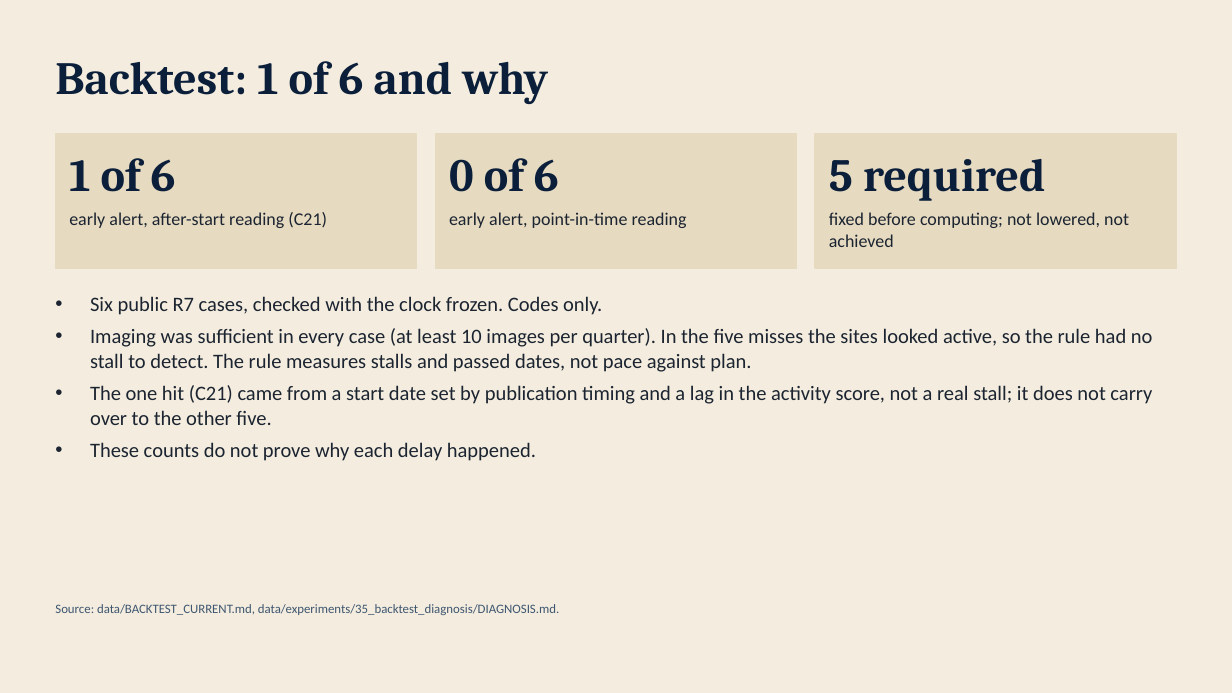
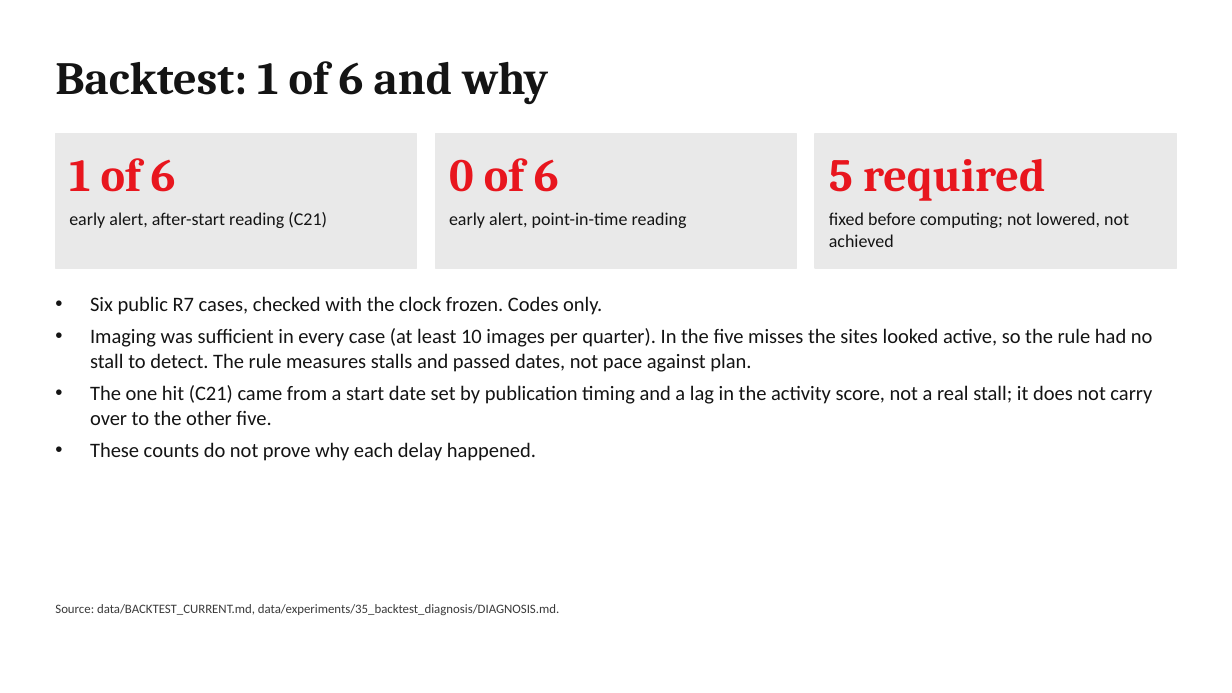
Before and after one commit to elsayedelmandoh/spaceeye-geoai, a slide deck: slide 7 of docs/deliverables/01-presentation.pptx. Drawn at 1232x693 pixels with LibreOffice and Linux fonts; fonts in the diff are those of the drawing. Boxes give left, top, right and bottom in pixels: in the first picture for what was removed or moved away, otherwise in the second. Text is boxed around its words. In the diff, an @@ line names an element or a change of style, - is before the commit and + after.

```diff
--- a/docs/deliverables/01-presentation.pptx
+++ b/docs/deliverables/01-presentation.pptx
@@ background #F4EDDF to #FFFFFF @@
@@ text "Backtest: 1 of 6 and ..." at [55, 61, 548, 104]: text colour #0B1F3A to #141414 @@
@@ fill #E6DAC1 to #E9E9E9; outline #E6DAC1 1 pt to #E9E9E9 1 pt in 3 elements at [55, 134, 417, 268], [435, 134, 797, 268], [815, 134, 1177, 268] @@
@@ text colour #0B1F3A to #E8161E in 3 elements at [69, 158, 176, 192], [449, 158, 559, 192], [829, 159, 1045, 201] @@
@@ text colour #1B2430 to #141414 in 4 elements at [69, 212, 327, 228], [449, 212, 687, 228], [829, 212, 1129, 247], [90, 296, 1153, 461] @@
@@ text "Source: data/BACKTEST_CURRENT.md, data/experiments/35_backte ..." at [55, 604, 559, 615]: text colour #3E5670 to #3A3A3A @@
```
Also in this commit, not shown: 11 other slides changed.
